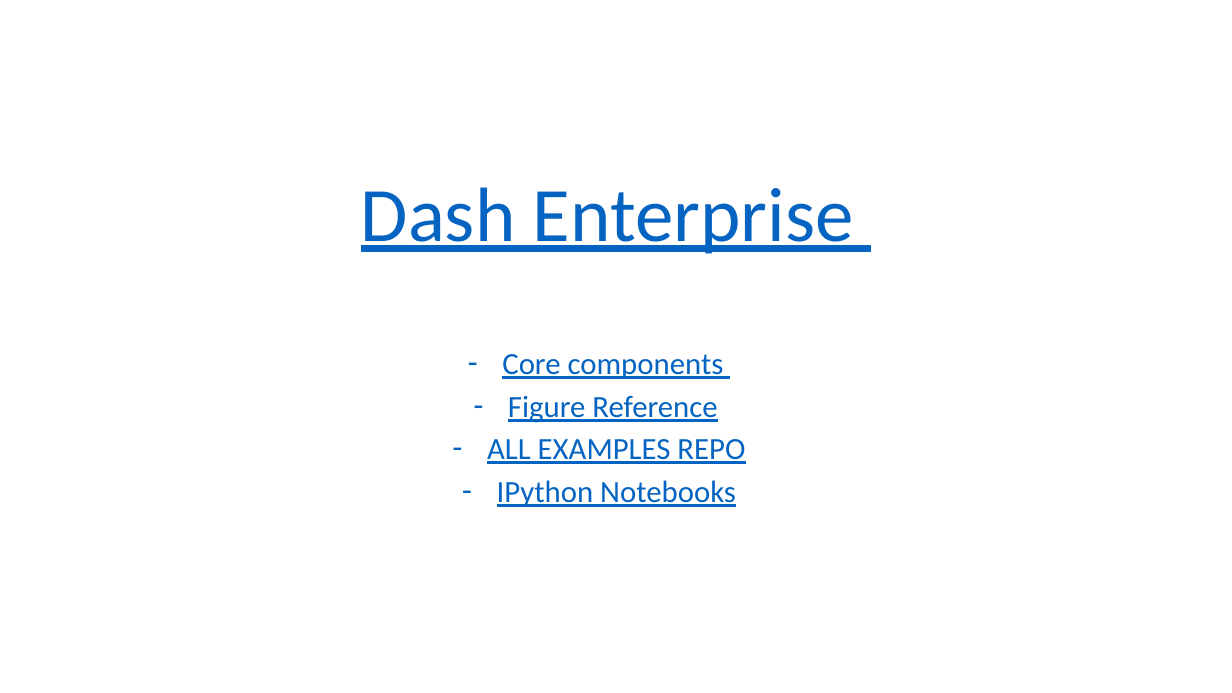
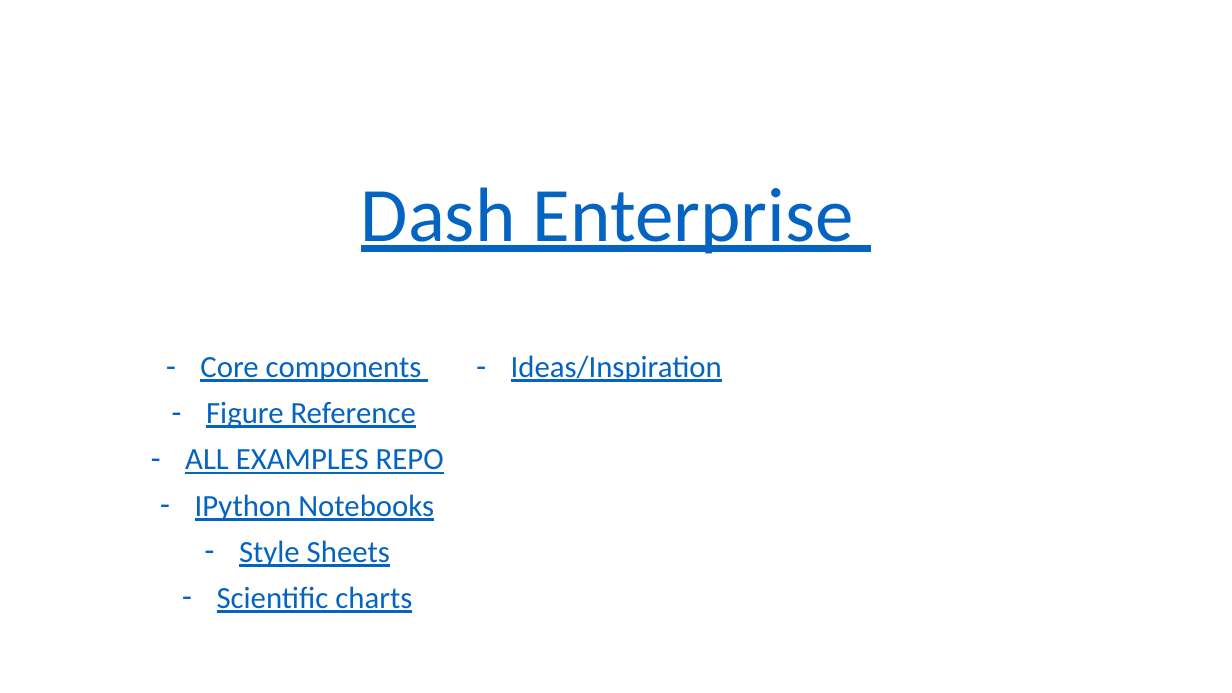
Before and after one commit to 09acp/Dash-Examples, a slide deck: slide 1 of Dash Features.pptx. Drawn at 1232x693 pixels with LibreOffice and Linux fonts; fonts in the diff are those of the drawing. Boxes give left, top, right and bottom in pixels: in the first picture for what was removed or moved away, otherwise in the second. Text is boxed around its words. In the diff, an @@ line names an element or a change of style, - is before the commit and + after.

Commit message:
Dash dbc & multiapp examples

```diff
--- a/Dash Features.pptx
+++ b/Dash Features.pptx
@@ subtitle "Core components" at (185,355,722,613): columns 1 to 3 @@
@@ subtitle at (185,357,444,521): line spacing 0.8 to 0.9 @@
@@ subtitle at (217,355,722,613): paragraphs added @@
+– Style Sheets
+– Scientific charts
+– Ideas/Inspiration
```
Also in this commit, not shown: 3 slides added, 2 slides removed, 31 other files.
